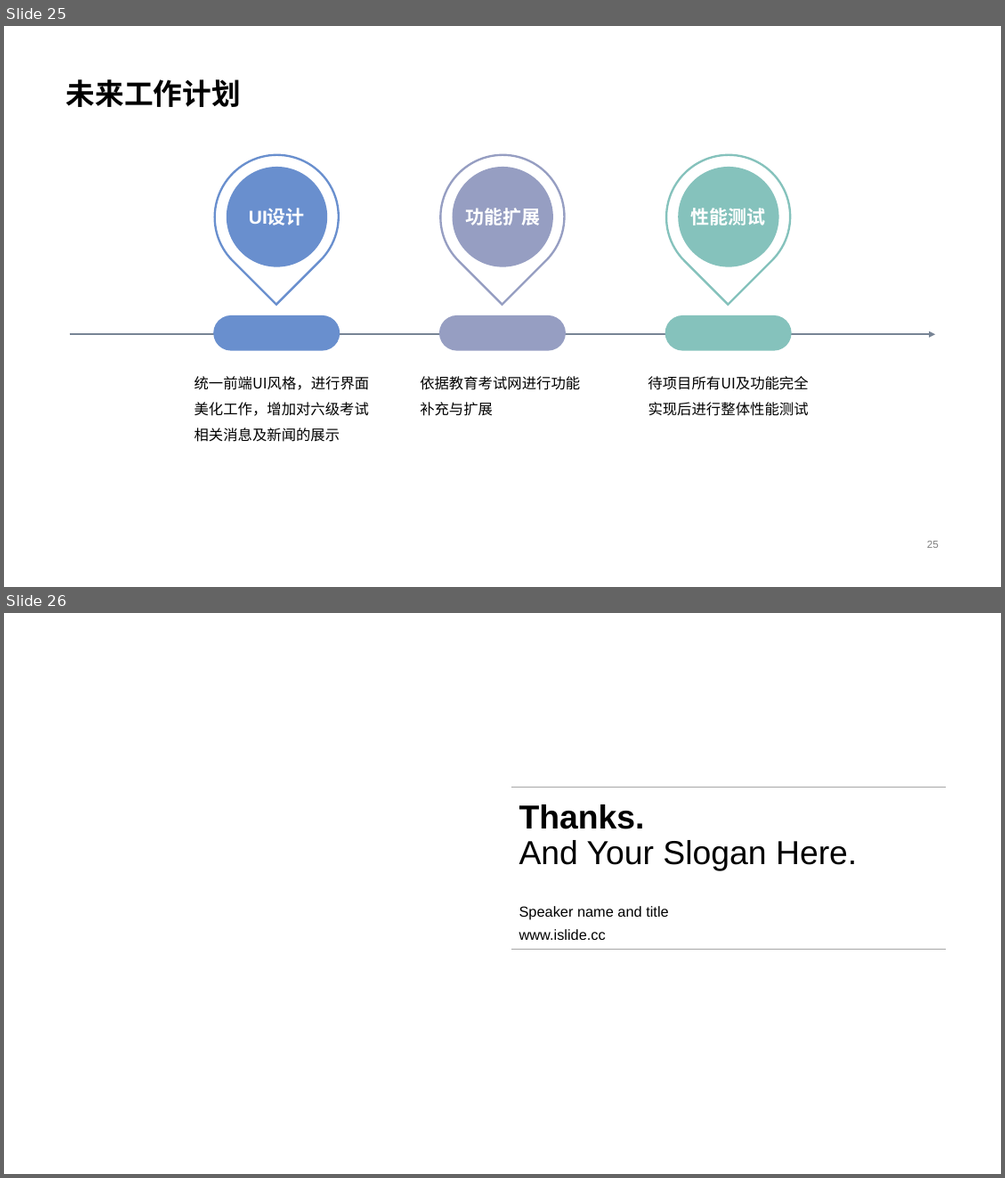
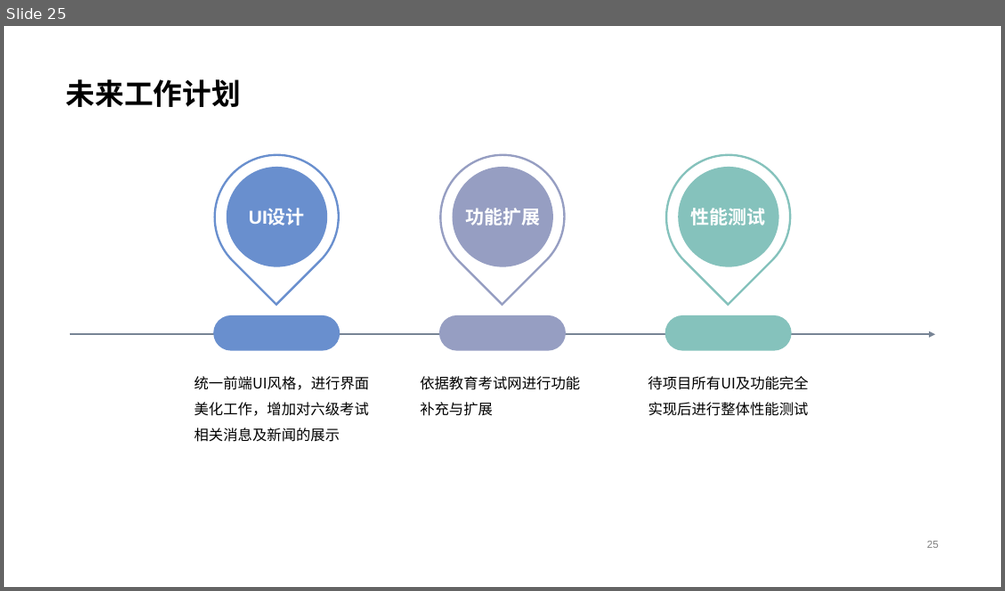
Before and after one commit to ZhaoYang0125/CABSE-JS, a slide deck: 提交物/大作业展示ppt.pptx. Shown one above the other, each under a label of ours: slides 25 and 26 before the commit, slide 25 after it. The pictures are 1005x1178 and 1005x591 pixels, drawn with LibreOffice and Linux fonts; fonts in the diff are those of the drawing; background and template pictures are left out. Boxes give left, top, right and bottom in pixels: in the first picture for what was removed or moved away, otherwise in the second. Text is boxed around its words. In the diff, an @@ line names an element or a change of style, - is before the commit and + after.

```diff
--- a/提交物/大作业展示ppt.pptx
+++ b/提交物/大作业展示ppt.pptx
@@ slide 26 removed at [4, 613, 1001, 1174], background #FFFFFF @@
@@ line removed from (512, 787) to (947, 787) @@
@@ title removed at [519, 804, 857, 871] @@
-Thanks.
-And Your Slogan Here.
@@ text removed at [519, 906, 668, 919] @@
-Speaker name and title
@@ text removed at [519, 929, 606, 940] @@
-www.islide.cc
@@ line removed from (512, 949) to (947, 949) @@
```
Also in this commit, not shown: 6 slides changed, 1 slide added.
